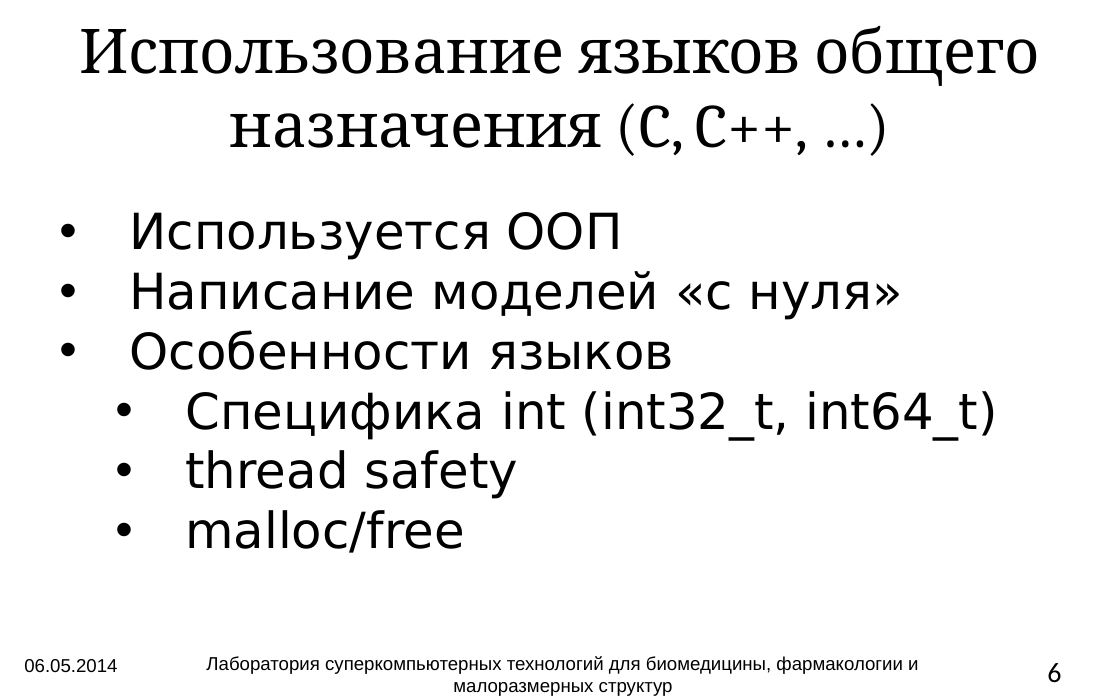
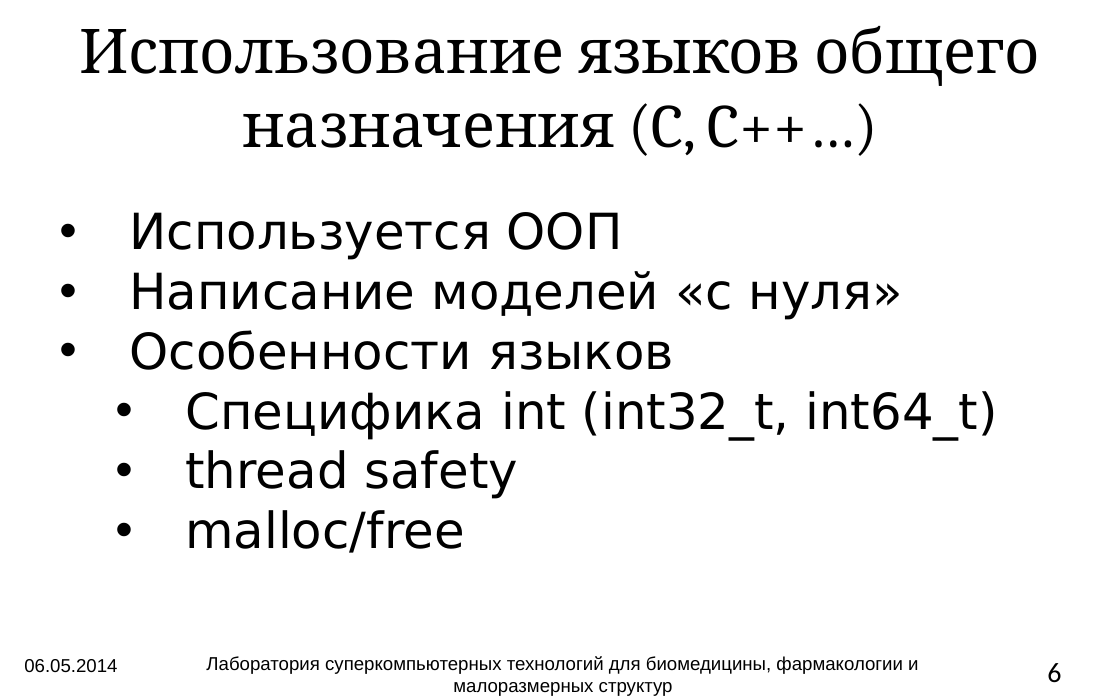
Before and after one commit to atakua/simlectures-archive, a slide deck: slide 6 of lecture12-languages/lecture12-languages.pptx. Drawn at 1120x697 pixels with LibreOffice and Linux fonts; fonts in the diff are those of the drawing; background and template pictures are left out. Boxes give left, top, right and bottom in pixels: in the first picture for what was removed or moved away, otherwise in the second. Text is boxed around its words. In the diff, an @@ line names an element or a change of style, - is before the commit and + after.

```diff
--- a/lecture12-languages/lecture12-languages.pptx
+++ b/lecture12-languages/lecture12-languages.pptx
@@ title at <box>79,26,1040,156</box>: text changed @@
-Использование языков общего назначения (C, C++, …)
+Использование языков общего назначения (C, C++…)
```
Also in this commit, not shown: 3 other slides changed, 1 slide removed, 3 other files.
